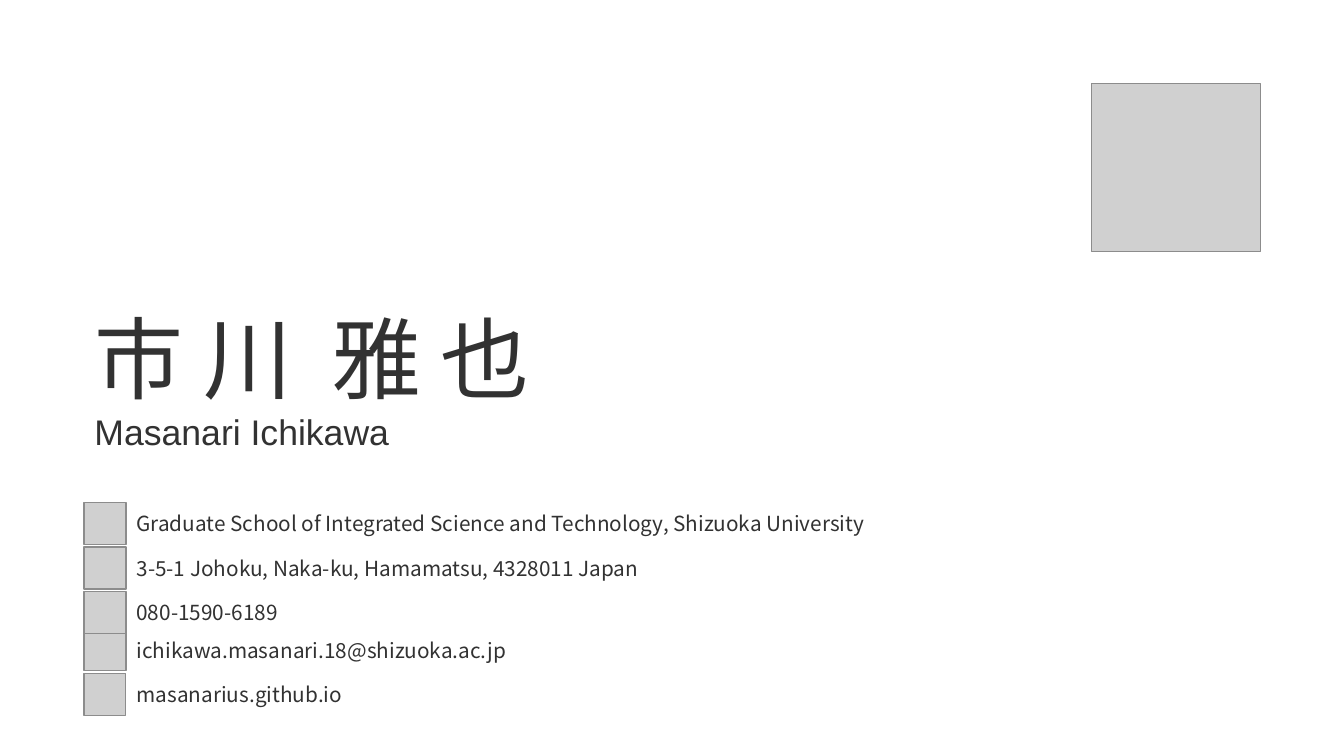
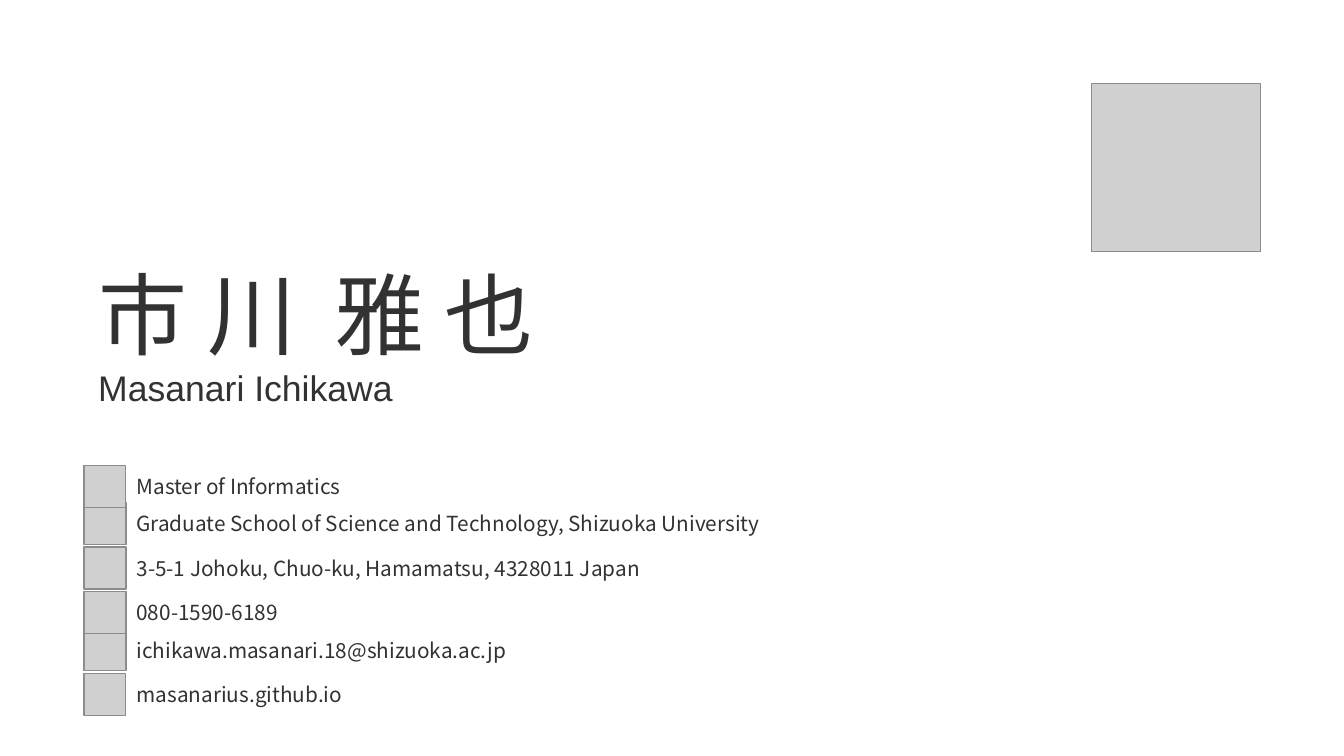
Before and after one commit to masanarius/masanarius.github.io, a slide deck: slide 6 of img/card/businesscard.pptx. Drawn at 1344x756 pixels with LibreOffice and Linux fonts; fonts in the diff are those of the drawing; grey boxes stand for pictures. Boxes give left, top, right and bottom in pixels: in the first picture for what was removed or moved away, otherwise in the second. Text is boxed around its words. In the diff, an @@ line names an element or a change of style, - is before the commit and + after.

```diff
--- a/img/card/businesscard.pptx
+++ b/img/card/businesscard.pptx
@@ text "市 川 雅 也": place and size @@
-text "市 川 雅 也" at [94, 317, 530, 446]
+text "市 川 雅 也" at [98, 273, 534, 402]
@@ picture added at [84, 465, 126, 507] @@
@@ text added at [136, 477, 340, 495], 14 pt, text #323232 @@
+Master of Informatics
@@ text at [136, 514, 760, 536]: text changed @@
-Graduate School of Integrated Science and Technology, Shizuoka University
+Graduate School of Science and Technology, Shizuoka University
@@ text at [136, 559, 640, 581]: text changed @@
-3-5-1 Johoku, Naka-ku, Hamamatsu, 4328011 Japan
+3-5-1 Johoku, Chuo-ku, Hamamatsu, 4328011 Japan
```
Also in this commit, not shown: 5 other slides changed.
